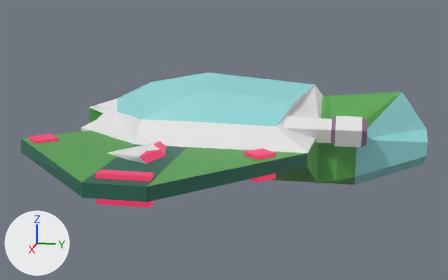
Renders of the Blender file Blender/PickUp.blend from each side of a commit.
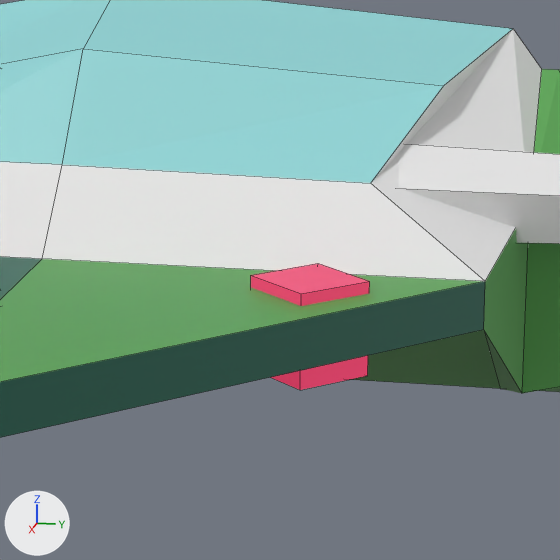
Old and new are each drawn whole from a camera (50 mm lens) standing at (13.63, 2.25, 3.3) and looking at (0.11, -0.45, -0.08) and again close up on the part from 39% to 73% of the width and 27% to 82% of the height. The lights are fixed; the arrows at lower left show +X, +Y and +Z. The close-ups show mesh edges as thin lines. The same objects are shown in both versions, whatever each file hides.

In view in the first close-up: 'PlayerShip'.
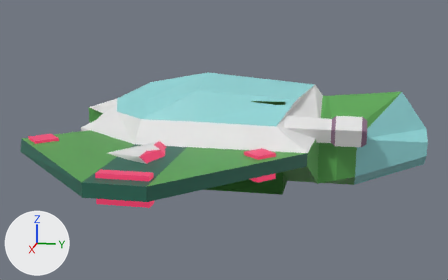
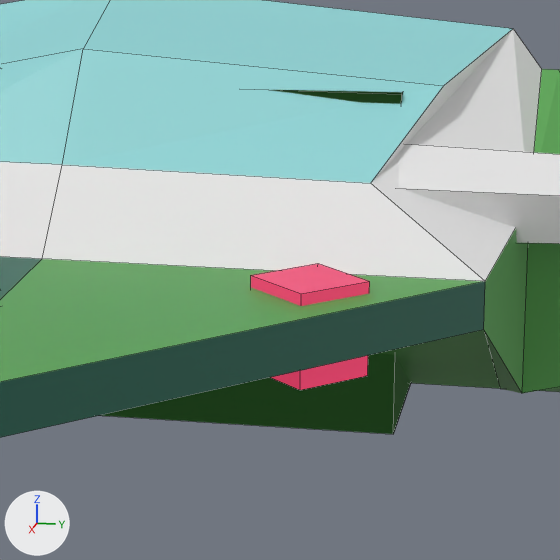
The change, as a diff of the scene's bpy script:
```diff
--- a/Blender/PickUp.blend.py
+++ b/Blender/PickUp.blend.py
@@ me_cube_007 @@
 me_cube_007.from_pydata(...)  # 127 vertices, 98 faces, 3 loose edges; spans x -2.26..0.18, y -2.24..1.98, z -1.0..1.44
 # used by ob_playership; location = (0.0, 0.0, 0.0); scale = (2.0, 2.0, 1.0)
+# me_cube_007 part 1: a new loose piece, a box spanning x -0.5..0.5, y -0.5..0.5, z -1.0..1.0, in mat_material (green #5aa653)
 me_cube_007.materials.append(mat_material)
```

Where the change shows, as pixel boxes (x1, y1, x2, y2) in the close-ups (560 x 560 px):
part 1 of me_cube_007, added (green)
    after: (99, 90, 411, 434)
